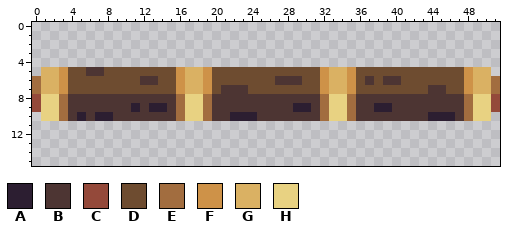
Pixel-art file, stored at Aseprite/Log/cave_var.aseprite. That is the earlier state.
52x16 pixels, 1 frame.
Palette (. is transparent): A #2c1e31  B #4d3533  C #94493a  D #6e4c30  E #a26d3f  F #ce9248  G #dab163  H #e8d282
Pixels before, first column x 0:
 5 .GGFDDBBDDDDDDDDFGGFDDDDDDDDDDDDFGGFDDDDDDDDDDDDFGG.
 6 EGGFDDDDDDDDBBDDFGGFDDDDDDDBBBDDFGGFDBDBBDDDDDDDFGGE
 7 EGGFDDDDDDDDDDDDFGGFDBBBDDDDDDDDFGGFDDDDDDDDBBDDFGGE
 8 CHHEBBBBBBBBBBBBEHHEBBBBBBBBBBBBEHHEBBBBBBBBBBBBEHHC
 9 CHHEBBBBBBBABAABEHHEBBBBBBBBBAABEHHEBBAABBBBBBBBEHHC
10 .HHEBABAABBBBBBBEHHEBBAAABBBBBBBEHHEBBBBBBBBAAABEHH.
Once edited:
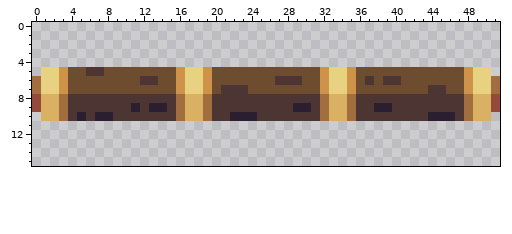
Change:
Colour G changes from #dab163 to #e8d282.
Colour H changes from #e8d282 to #dab163.
Boxes around the changes in both pictures, in picture pixels (x1, y1, x2, y2):
changed: (41, 67, 59, 121)
changed: (185, 67, 203, 121)
changed: (329, 67, 347, 121)
changed: (473, 67, 491, 121)
